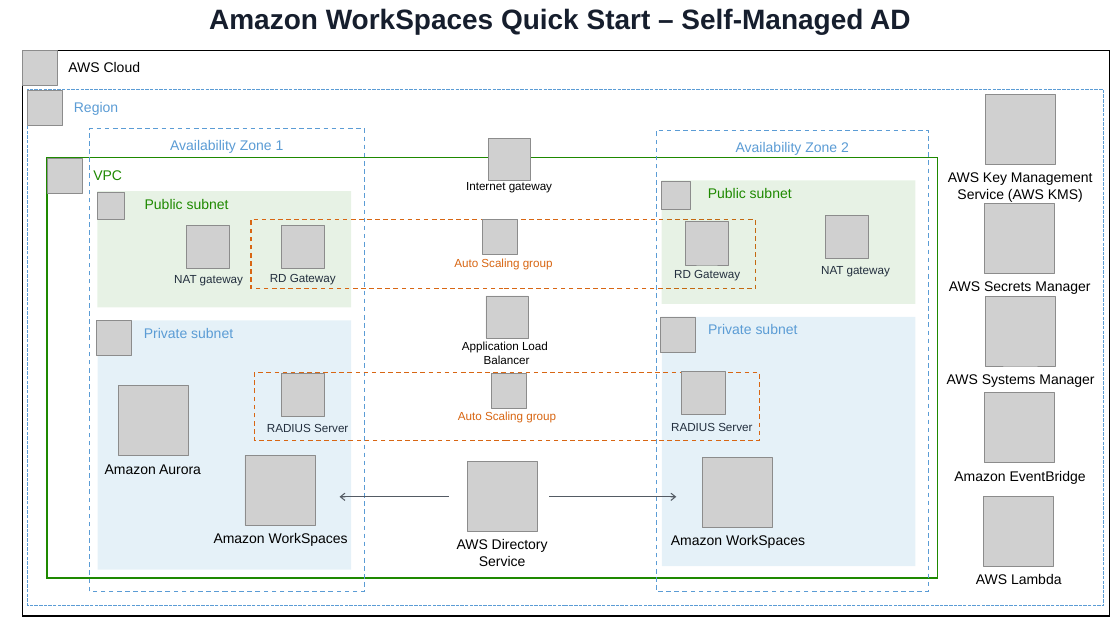
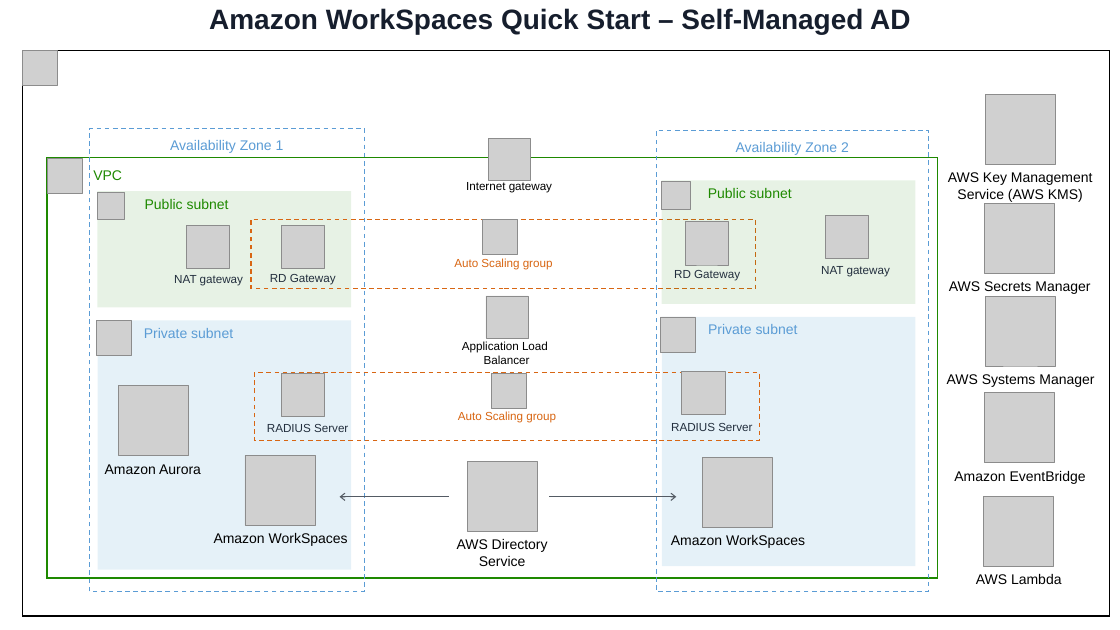
Before and after one commit to aws-quickstart/quickstart-freeradius-mfa-workspaces, a slide deck: slide 3 of docs/deployment_guide/images/Quick Start Ref. Arch.pptx. Drawn at 1120x630 pixels with LibreOffice and Linux fonts; fonts in the diff are those of the drawing; grey boxes stand for pictures. Boxes give left, top, right and bottom in pixels: in the first picture for what was removed or moved away, otherwise in the second. Text is boxed around its words. In the diff, an @@ line names an element or a change of style, - is before the commit and + after.

```diff
--- a/docs/deployment_guide/images/Quick Start Ref. Arch.pptx
+++ b/docs/deployment_guide/images/Quick Start Ref. Arch.pptx
@@ text in rectangle at (68,62,140,72): text removed @@
-AWS Cloud
@@ rectangle removed at (28,90,1104,606) @@
-Region
@@ picture removed at (28,91,63,126) @@
```
Also in this commit, not shown: 2 other slides changed, 5 other files.
